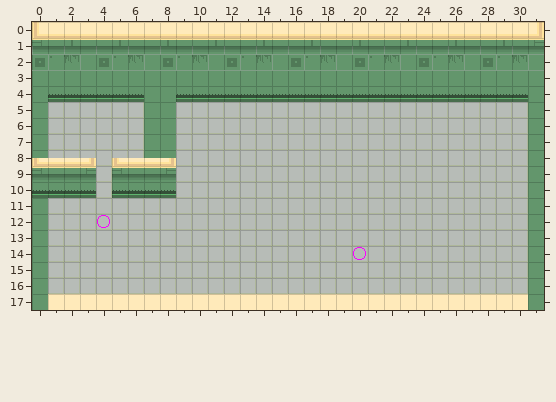
One commit to this Tiled map: SuperpositionGame/src/main/resources/superposition/level1.tmx. Above is the file before it was changed.
Cells are 16x16 px. Shown: x 0..31, y 0..17.
New version:
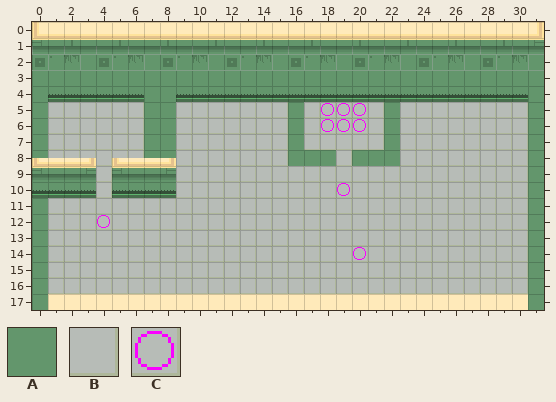
Key: from "spritesheet": A 0, B 7, C 15.
_ is an empty cell.
Change:
Layer "Floor":
The edit turns tile B into tile C in rows 5 to 6 at x 18 to 20; in row 10 at x 19.
Layer "Walls":
There is now tile A in rows 5 to 7 at x 16 and 22; in row 8 at x 16 to 18 and 20 to 22.
Boxes around the changes in both pictures, in picture pixels (x1, y1, x2, y2):
changed: (288, 102, 400, 166)
changed: (337, 183, 350, 196)
